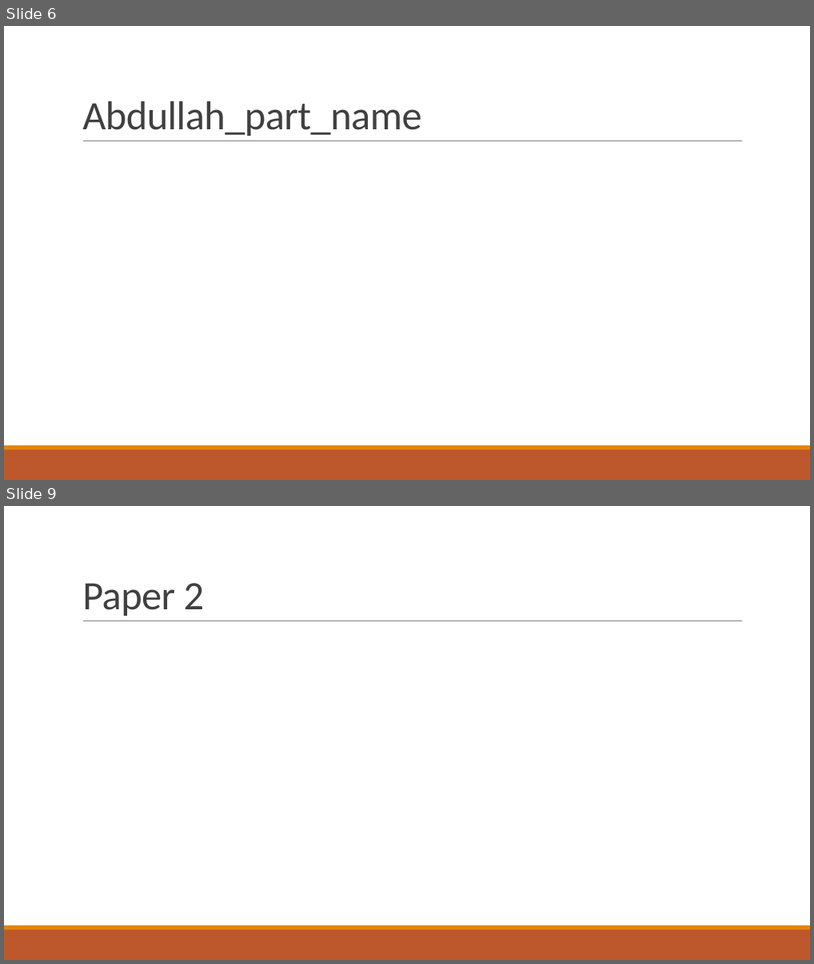
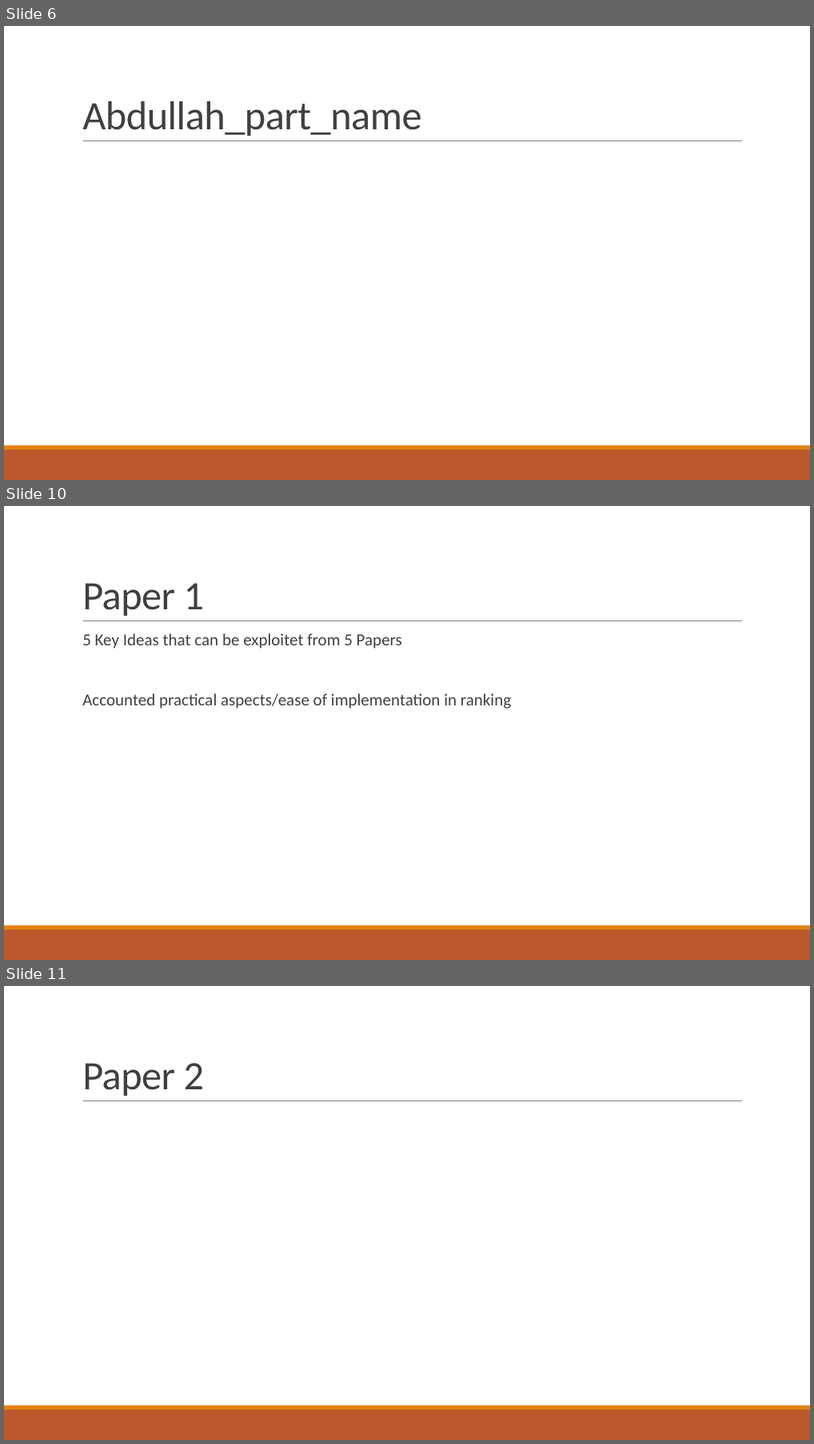
Before and after one commit to abdullahyldz/Cmpe493TermProject, a slide deck: Slides/Can Deveci.pptx. Shown one above the other, each under a label of ours: slides 6 and 9 before the commit, slides 6, 10 and 11 after it; the slides between them are not shown. The pictures are 814x964 and 814x1444 pixels, drawn with LibreOffice and Linux fonts; fonts in the diff are those of the drawing. Boxes give left, top, right and bottom in pixels: in the first picture for what was removed or moved away, otherwise in the second. Text is boxed around its words. In the diff, an @@ line names an element or a change of style, - is before the commit and + after.

```diff
--- a/Slides/Can Deveci.pptx
+++ b/Slides/Can Deveci.pptx
@@ slide 10 added at bbox=[4, 506, 810, 960], background #FFFFFF; not listed: 3 template elements that a slide beside it also shows @@
@@ title added at bbox=[82, 583, 204, 616], 48 pt, text #404040 @@
+Paper 1
@@ text added at bbox=[82, 633, 511, 708], 20 pt, text #404040 @@
+  5 Key Ideas that can be exploitet from 5 Papers
+  Accounted practical aspects/ease of implementation in ranking
@@ what was slide 9 is now slide 11 @@
```
Also in this commit, not shown: 1 slide changed, 2 other slides added, 1 slide removed, 14 other files.
